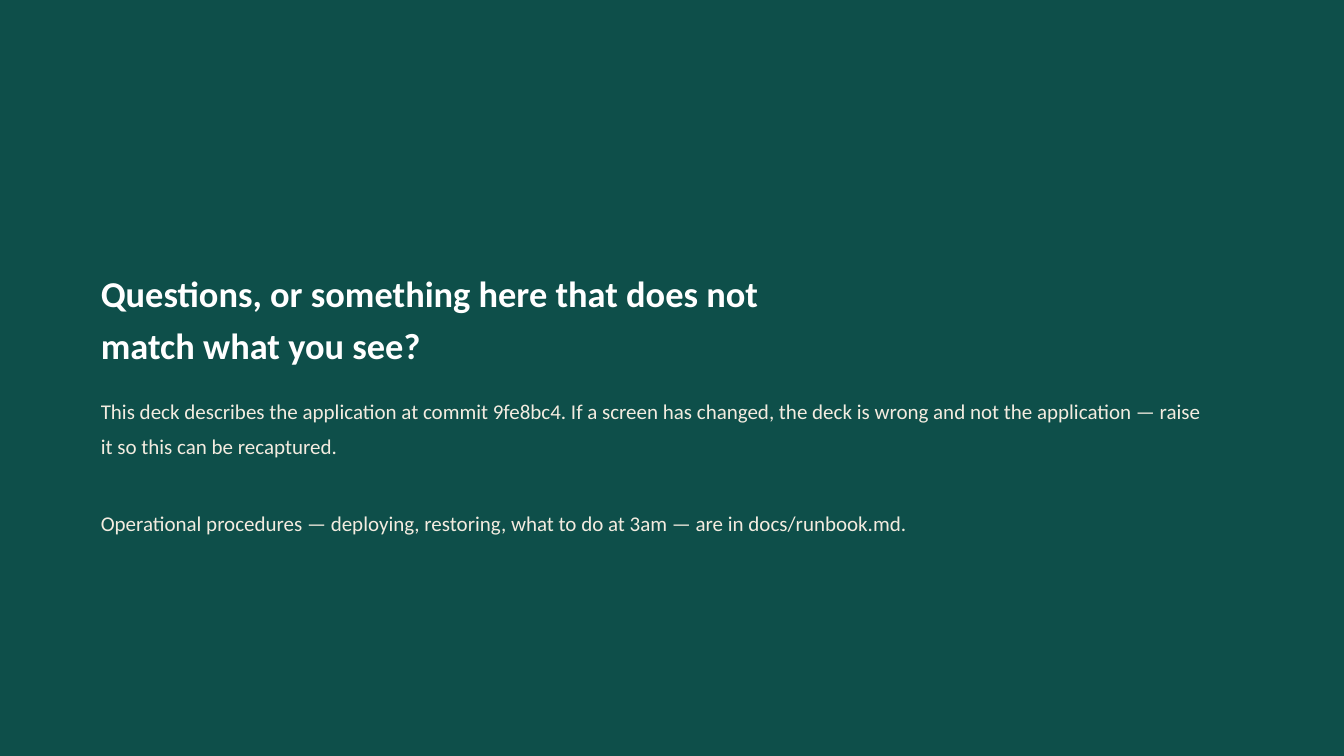
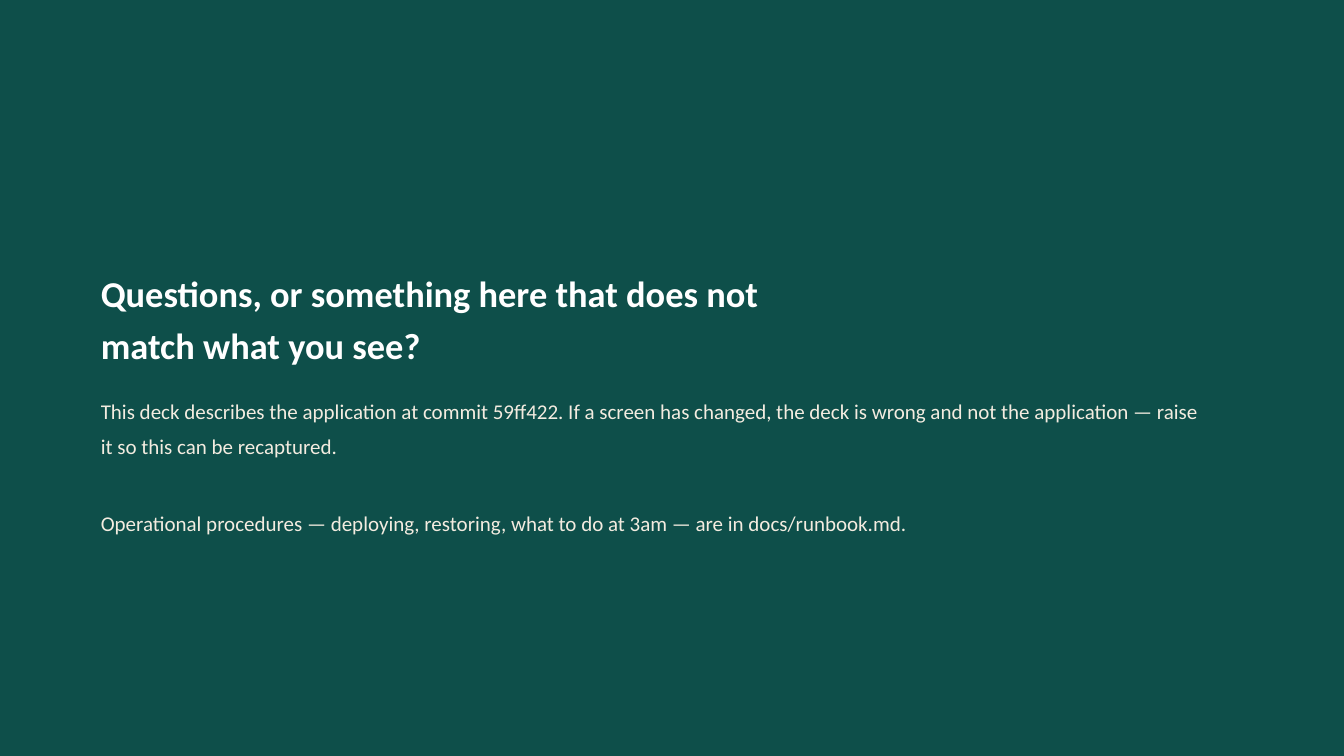
Before and after one commit to prajwal-patil-hub/Internal-Banking-Ticketing-System, a slide deck: slide 64 of docs/sop/SUCCESS-Bank-Ticketing-SOP.pptx. Drawn at 1344x756 pixels with LibreOffice and Linux fonts; fonts in the diff are those of the drawing. Boxes give left, top, right and bottom in pixels: in the first picture for what was removed or moved away, otherwise in the second. Text is boxed around its words. In the diff, an @@ line names an element or a change of style, - is before the commit and + after.

```diff
--- a/docs/sop/SUCCESS-Bank-Ticketing-SOP.pptx
+++ b/docs/sop/SUCCESS-Bank-Ticketing-SOP.pptx
@@ text at (101, 404, 1197, 458): text changed @@
-This deck describes the application at commit 9fe8bc4. If a screen has changed, the deck is wrong and not the application — raise it so this can be recaptured.
+This deck describes the application at commit 59ff422. If a screen has changed, the deck is wrong and not the application — raise it so this can be recaptured.
```
Also in this commit, not shown: 14 other slides changed, 3 other files.
